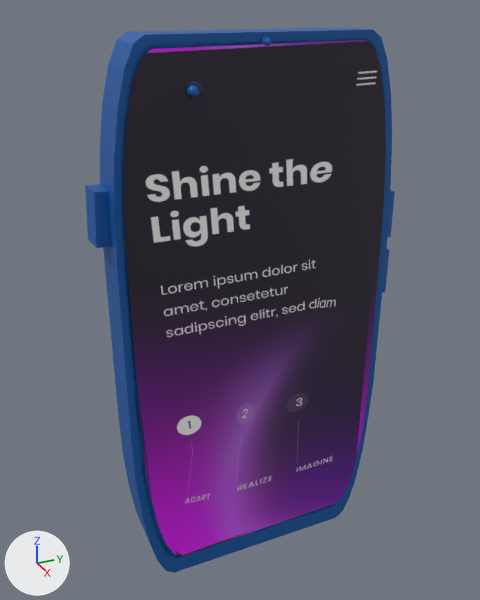
What one commit did to the glTF model static/CellPhone_IP6.gltf.
Both versions are drawn from a camera (50 mm lens) standing at (10.21, -4.58, 3.01) and looking at (-0.37, 0.18, -2.28). Every picture has the same lights, and +X, +Y and +Z are marked at lower left. Vertices at the same position are counted once.
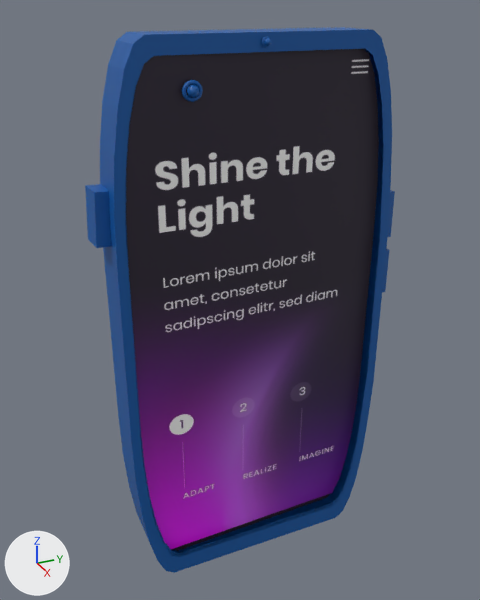
The newer file is also turned or shifted as a whole; pictures and numbers use the older file's frame.

Where the change shows, as pixel boxes [x1, y1, x2, y2] in the pictures (480 x 600 px):
```json
{"part": 1, "of": "me_torus_003", "change": "rebuilt", "before": [124, 40, 386, 556], "after": [126, 49, 379, 551]}
{"part": 2, "of": "me_torus_003", "change": "cut back", "before": [122, 38, 386, 558], "after": [125, 46, 384, 557]}
```

The change, as JSON lines over the scene's bpy script:
```json
{"block": "me_torus_003", "where": "# used by ob_torus_003; location = (0.0, 0.0, 0.0); rotation_euler = (0.649, -1.526, -0.573), in degrees (37, -87, -33); scale = (-0.0637, -0.0658, -0.0657)"}
{"op": "remove", "block": "me_torus_003", "code": "me_torus_003.from_pydata(...)  # 4602 vertices, 9090 faces; spans x -40.0..124.0, y -47.0..39.0, z -13.0..13.0"}
{"op": "add", "block": "me_torus_003", "code": "me_torus_003.from_pydata(...)  # 4518 vertices, 8952 faces; spans x -40.0..124.0, y -47.0..39.0, z -13.0..13.0"}
{"block": "me_torus_003", "change": "me_torus_003 part 1: the loose piece of 28 vertices spanning x -37.0..115.0, y -40.0..35.0, z 4.0..13.0 is rebuilt with 28 vertices and now spans x -36.0..116.0, y -41.0..35.0, z 3.0..9.0"}
{"block": "me_torus_003", "change": "me_torus_003 part 2"}
{"block": "me_torus_003", "change": "107 vertices are removed from x -38.0..116.0, y -41.0..35.0, z 3.0..13.0"}
{"block": "me_torus_003", "change": "194 faces are deleted"}
{"block": "me_torus_003", "change": "2 vertices move within x 89.0..116.0, y -28.0..34.0, z 7.0..13.0"}
{"block": "me_torus_003", "change": "23 vertices are added at x -36.0..115.0, y -40.0..35.0, z 3.0..13.0"}
{"block": "me_torus_003", "change": "56 new faces join them, mat_material_002 (blue #0059a6)"}
```
